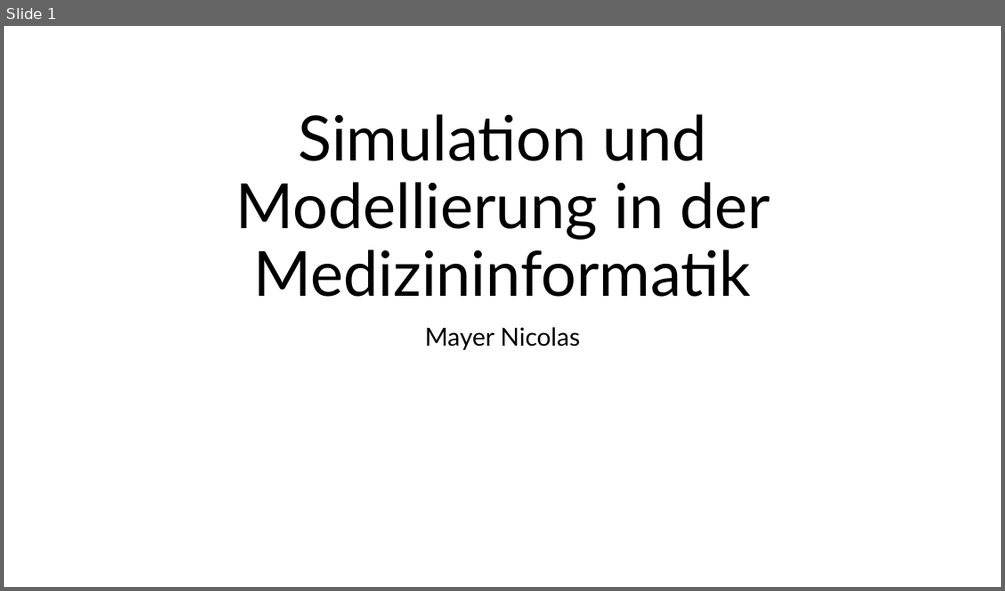
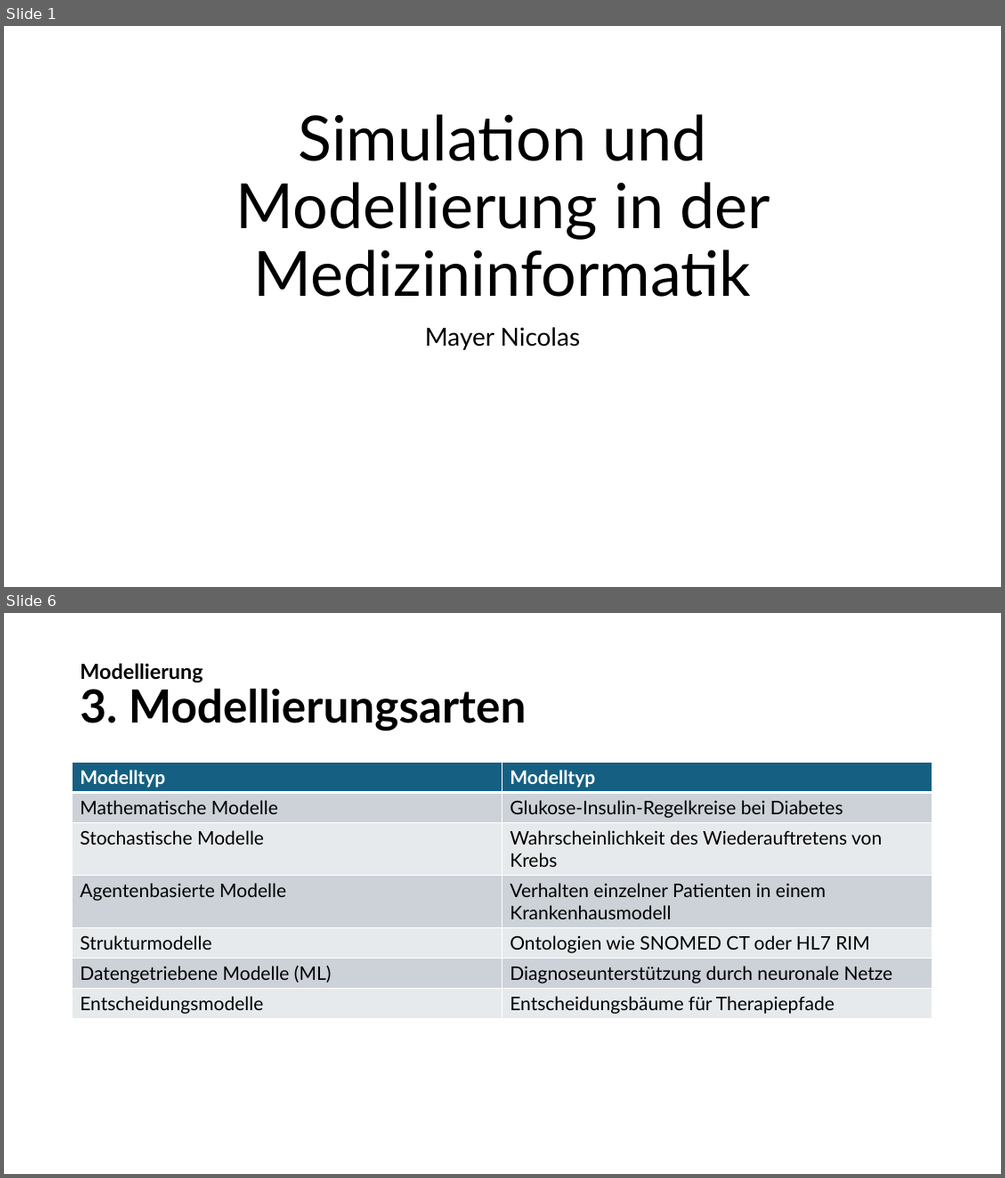
Before and after one commit to w0fl/w0fl, a slide deck: Simulation und Modellierung in der Medizininformatik.pptx. Shown one above the other, each under a label of ours: slide 1 before the commit, slides 1 and 6 after it; the slides between them are not shown. The pictures are 1005x591 and 1005x1178 pixels, drawn with LibreOffice and Linux fonts; fonts in the diff are those of the drawing. Boxes give left, top, right and bottom in pixels: in the first picture for what was removed or moved away, otherwise in the second. Text is boxed around its words. In the diff, an @@ line names an element or a change of style, - is before the commit and + after.

```diff
--- a/Simulation und Modellierung in der Medizininformatik.pptx
+++ b/Simulation und Modellierung in der Medizininformatik.pptx
@@ slide 6 added at [4, 613, 1001, 1174], background #FFFFFF @@
@@ title added at [80, 663, 526, 731], 44 pt, text #000000, bold @@
+Modellierung
+3. Modellierungsarten
@@ table added at [73, 763, 933, 1017], 7 rows, 2 columns @@
+Modelltyp | Modelltyp
+Mathematische Modelle | Glukose-Insulin-Regelkreise bei Diabetes
+Stochastische Modelle | Wahrscheinlichkeit des Wiederauftretens von Krebs
+Agentenbasierte Modelle | Verhalten einzelner Patienten in einem Krankenhausmodell
+Strukturmodelle | Ontologien wie SNOMED CT oder HL7 RIM
+Datengetriebene Modelle (ML) | Diagnoseunterstützung durch neuronale Netze
+Entscheidungsmodelle | Entscheidungsbäume für Therapiepfade
```
Also in this commit, not shown: 5 slides changed, 12 other slides added, 4 slides removed.
